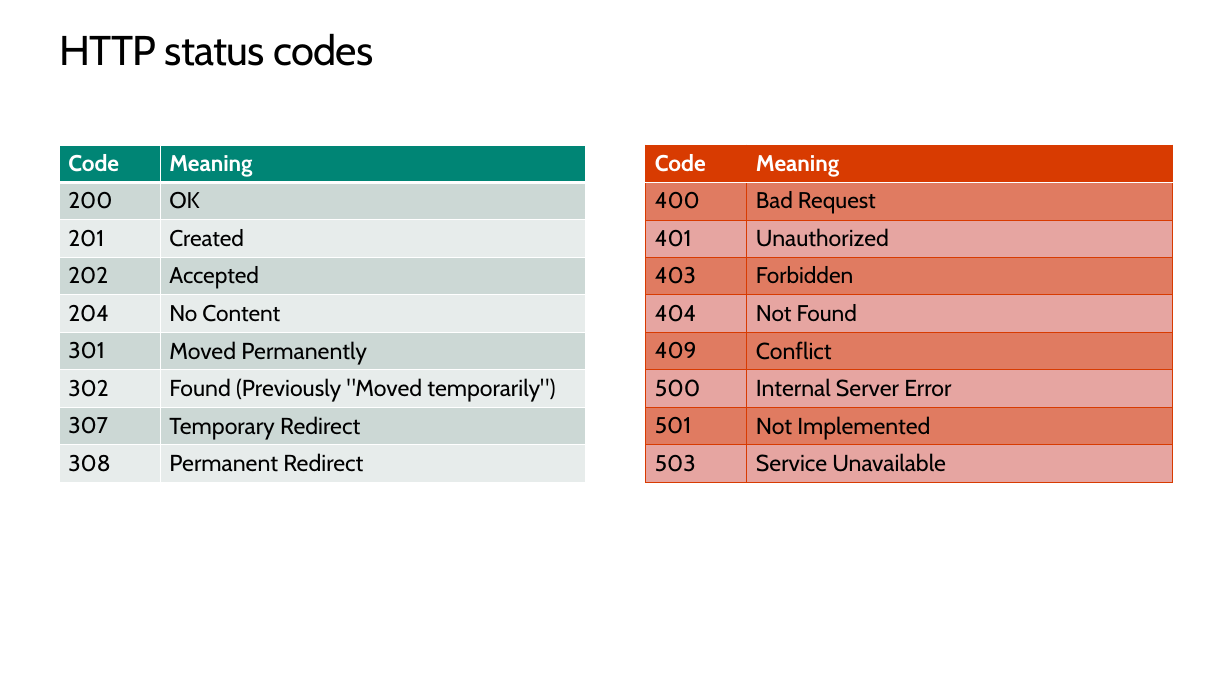
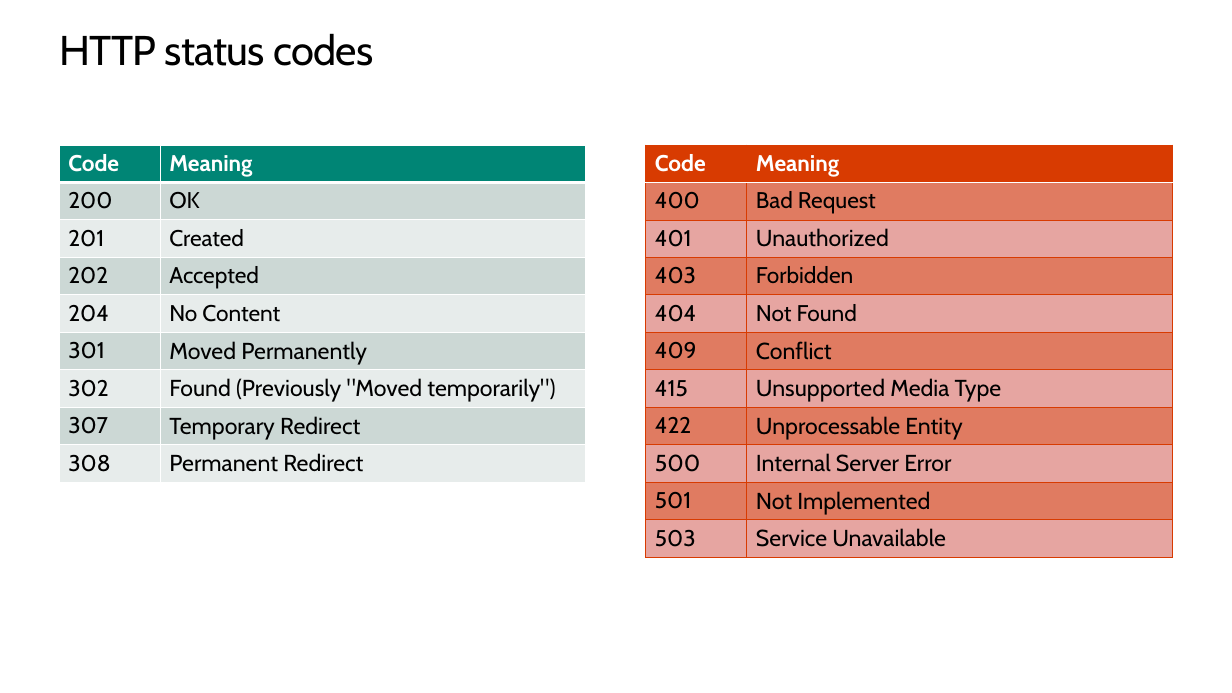
Before and after one commit to ondfisk/BDSA2019, a slide deck: slide 19 of Slides/Lecture09 - JSON and the REST - ASP.NET Core.pptx. Drawn at 1232x693 pixels with LibreOffice and Linux fonts; fonts in the diff are those of the drawing; background and template pictures are left out. Boxes give left, top, right and bottom in pixels: in the first picture for what was removed or moved away, otherwise in the second. Text is boxed around its words. In the diff, an @@ line names an element or a change of style, - is before the commit and + after.

Commit message:
Lecture 09 done

```diff
--- a/Slides/Lecture09 - JSON and the REST - ASP.NET Core.pptx
+++ b/Slides/Lecture09 - JSON and the REST - ASP.NET Core.pptx
@@ table at (x1=646, y1=145, x2=1173, y2=557) @@
+row 7: 415 | Unsupported Media Type
+row 8: 422 | Unprocessable Entity
```
Also in this commit, not shown: 9 other files.
